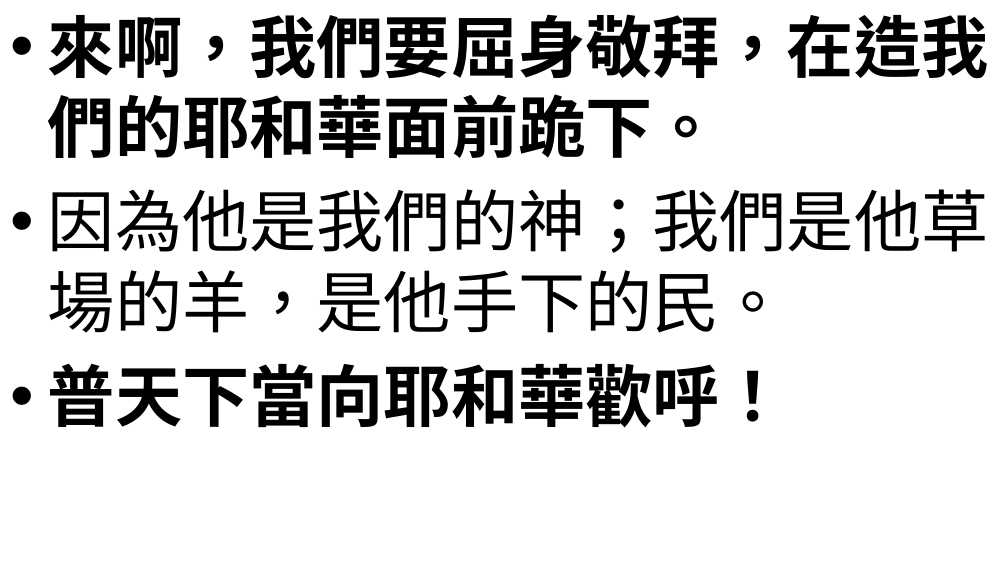
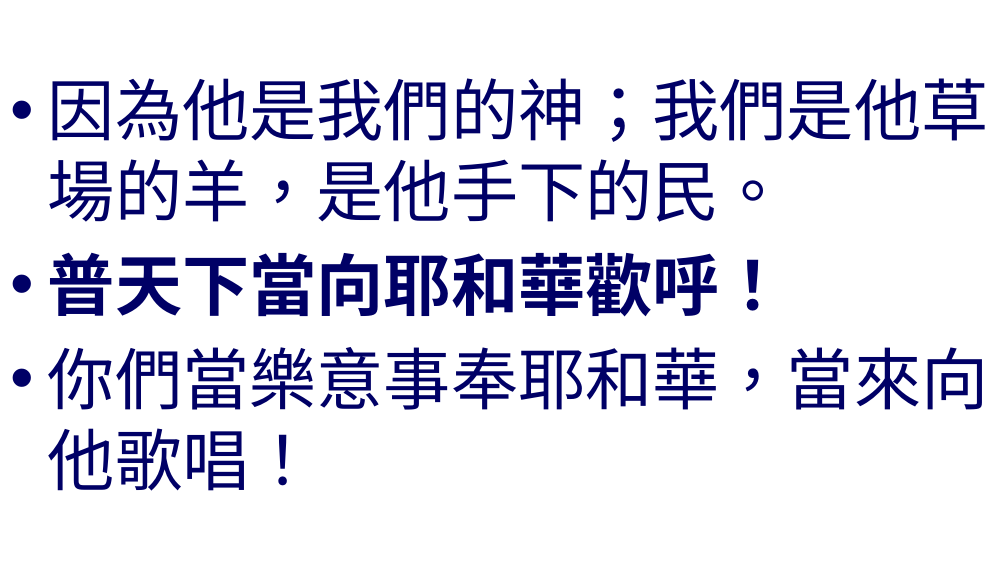
Before and after one commit to batisuoc/worship-resources, a slide deck: slide 5 of 18獻上感謝.pptx. Drawn at 1008x567 pixels with LibreOffice and Linux fonts; fonts in the diff are those of the drawing; background and template pictures are left out. Boxes give left, top, right and bottom in pixels: in the first picture for what was removed or moved away, otherwise in the second. Text is boxed around its words. In the diff, an @@ line names an element or a change of style, - is before the commit and + after.

```diff
--- a/18獻上感謝.pptx
+++ b/18獻上感謝.pptx
@@ text "因為他是我們的神；我們是他草場的羊，是他手下的民。" at [48, 78, 989, 491]: vertical alignment top to middle @@
@@ text at [48, 14, 989, 158]: paragraph removed @@
-• 來啊，我們要屈身敬拜，在造我們的耶和華面前跪下。
@@ text at [48, 78, 989, 317]: text colour #000000 to #000066 in "因為他是我們的神；我們是他草場的羊，是他手下的民。", "普天下當向耶和華歡呼！" @@
@@ text at [48, 347, 989, 491]: paragraph added @@
+• 你們當樂意事奉耶和華，當來向他歌唱！
```
Also in this commit, not shown: 6 other slides changed.
